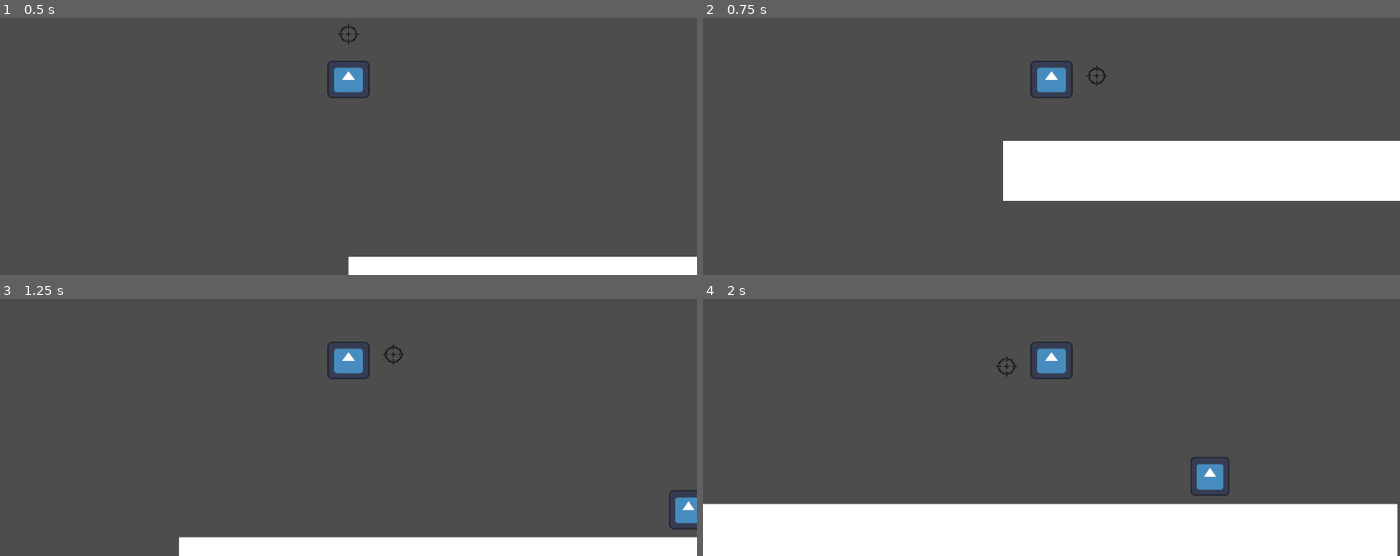
Above: before the commit, frames 1-4 (two rows, left to right).
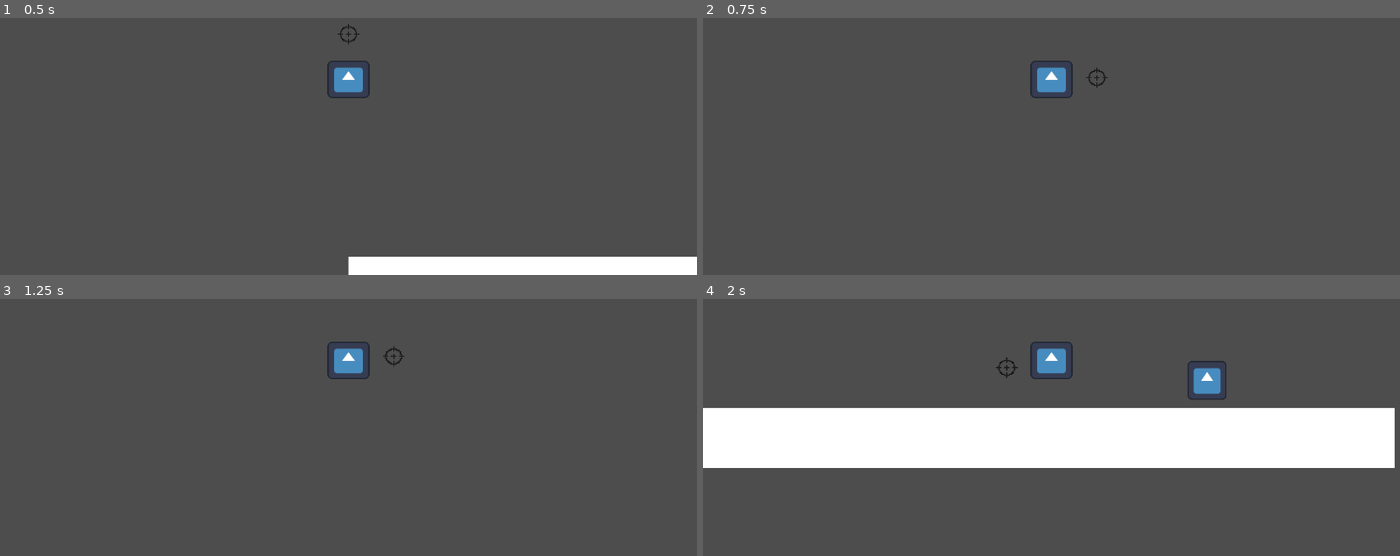
Above: after the commit, the same moments.

Repository: twig46/metroidgit
Game: Godot game, scene res://metroidvania.tscn
Two runs of this game, one before a commit and one after it. Both use one fixed random seed, a clock stepped at 60 frames per second and the inputs below. The engine's default icon, where the game draws it, is replaced by a stand-in: a white triangle on a blue panel in a dark square.
Inputs (mouse positions are in pixels of both pictures, inside the frame that each line leads up to):
- Up to frame 1 (0.5 s): no input
- Up to frame 2 (0.75 s): move the mouse to (1204, 59) at 0.52 s; hold D (right) from 0.53 s (still down); right-click (1204, 59) at 0.6 s
- Up to frame 3 (1.25 s): keep holding D (right); tap Space (jump) at 0.77 s
- Up to frame 4 (2 s): keep holding D (right); move the mouse to (912, 381) at 1.27 s; right-click (912, 381) at 1.35 s; tap Space (jump) at 1.52 s

Frame 1 is identical in both runs. In frame 2, 13% of the frame differs, in the area x 43-100%, y 18-72%; in frame 3, 6.0%; in frame 4, 44%, in the area x 0-100%, y 22-100%.

Commit message:
toby's attempt at fixing dash

Diff:
--- a/attacks.gd
+++ b/attacks.gd
@@ -1,6 +1,6 @@
 extends Area2D
 
-var dash_speed = 10.0
+var dash_speed = 30.0
 
 func _physics_process(delta: float) -> void:
 		var mouse_pos = get_global_mouse_position()
@@ -10,7 +10,8 @@
 
 		if Input.is_action_just_pressed("dash"):
 			get_parent().velocity = Vector2.ZERO
-			get_parent().velocity += mouse_pos * dash_speed
+			get_parent().velocity += mouse_vector * dash_speed
+			get_parent().move_and_slide()
 
 func _on_hit(body : Node2D):
 	if body.is_in_group("enemy"):
